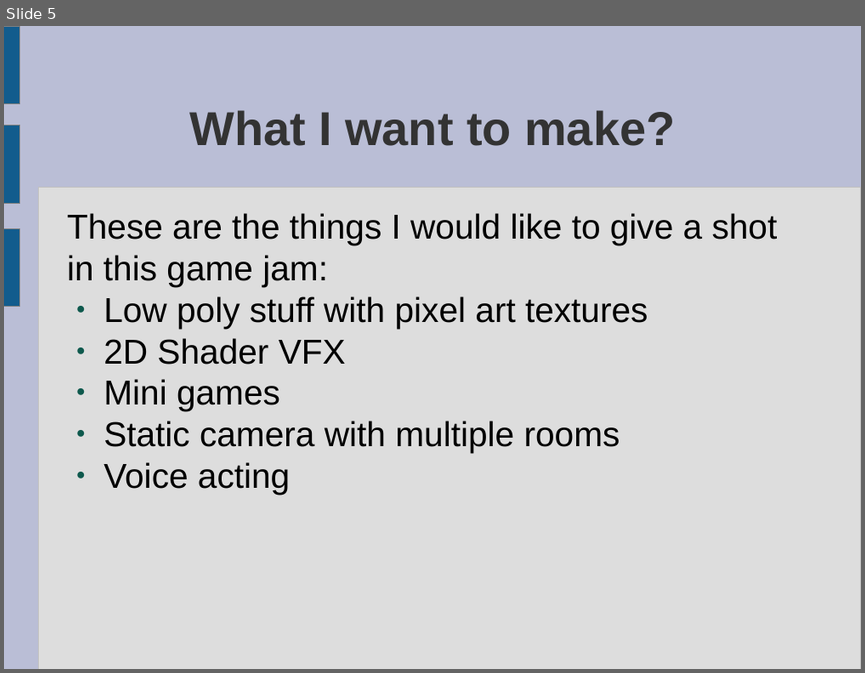
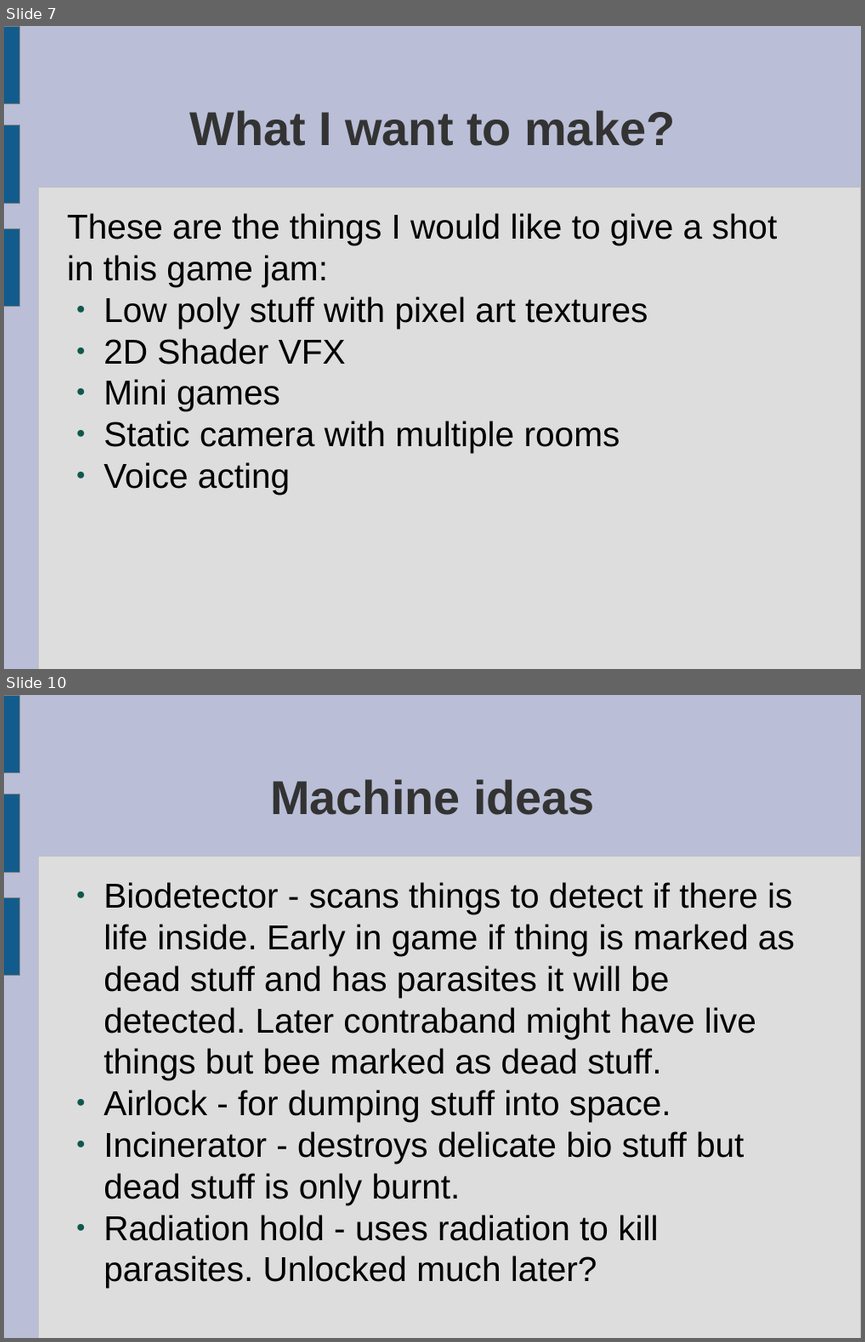
Before and after one commit to ktosox/GWJ67, a slide deck: da_plan.odp. Shown one above the other, each under a label of ours: slide 5 before the commit, slides 7 and 10 after it; the slides between them are not shown. The pictures are 865x673 and 865x1342 pixels, drawn with LibreOffice and Linux fonts; fonts in the diff are those of the drawing. Boxes give left, top, right and bottom in pixels: in the first picture for what was removed or moved away, otherwise in the second. Text is boxed around its words. In the diff, an @@ line names an element or a change of style, - is before the commit and + after.

```diff
--- a/da_plan.odp
+++ b/da_plan.odp
@@ slide 10 added at (4,695,861,1338), background #BABED6; not listed: 4 template elements that a slide beside it also shows @@
@@ title added at (270,779,595,815), 44 pt, text #333333, bold @@
+Machine ideas
@@ text added at (103,882,794,1241), 32 pt, text #000000 @@
+● Biodetector - scans things to detect if there is life inside. Early in game if thing is marked as dead stuff and has parasites it will be detected. Later contraband might have live things but bee marked as dead stuff.
+● Airlock - for dumping stuff into space.
+● Incinerator - destroys delicate bio stuff but dead stuff is only burnt.
+● Radiation hold - uses radiation to kill parasites. Unlocked much later?
@@ what was slide 5 is now slide 7 @@
```
Also in this commit, not shown: 3 slides changed, 2 other slides added.
